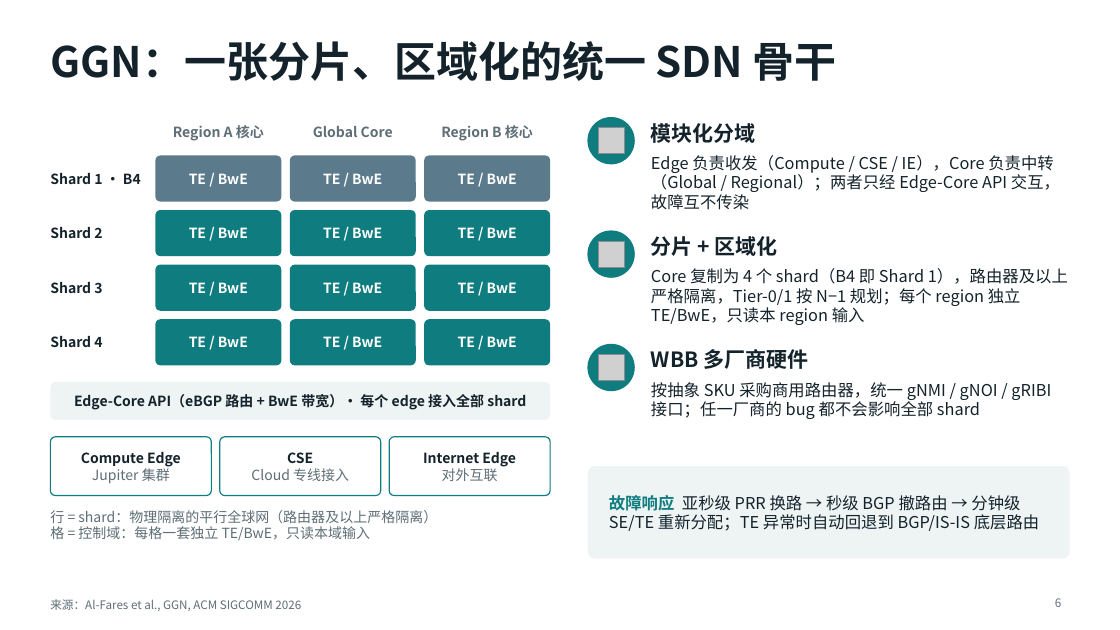
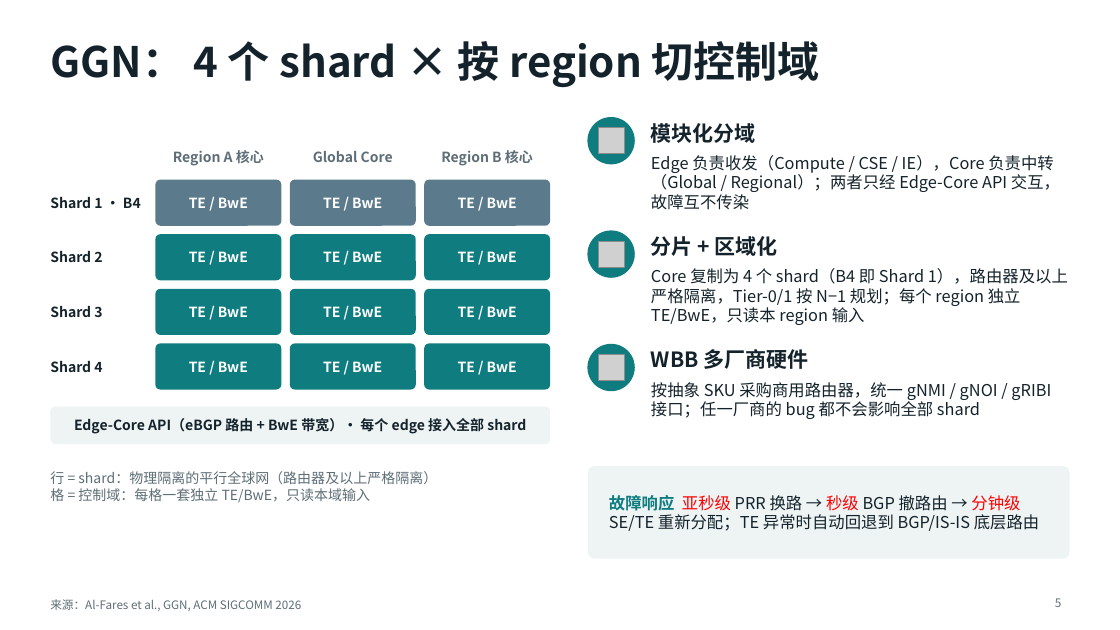
Before and after one commit to LuisXinYe/Transfer-Repo, a slide deck: slide 5 of GGN_解读.pptx (slide 6 before the commit). Drawn at 1120x630 pixels with LibreOffice and Linux fonts; fonts in the diff are those of the drawing; grey boxes stand for pictures. Boxes give left, top, right and bottom in pixels: in the first picture for what was removed or moved away, otherwise in the second. Text is boxed around its words. In the diff, an @@ line names an element or a change of style, - is before the commit and + after.

```diff
--- a/GGN_解读.pptx
+++ b/GGN_解读.pptx
@@ title at [50,41,820,88]: text changed @@
-GGN：一张分片、区域化的统一 SDN 骨干
+GGN： 4 个 shard × 按 region 切控制域
@@ 13 rounded rectangles, 7 texts: place and size @@
-13 rounded rectangles, 7 texts at [50,125,550,420]
+13 rounded rectangles, 7 texts at [50,150,550,444]
@@ rounded rectangle removed at [50,437,212,496] @@
-Compute Edge
-Jupiter 集群
@@ rounded rectangle removed at [220,437,381,496] @@
-CSE
-Cloud 专线接入
@@ rounded rectangle removed at [389,437,550,496] @@
-Internet Edge
-对外互联
@@ text "行 = shard：物理隔离的平行全球网（路由器及以上严格隔离）": place and size @@
-text "行 = shard：物理隔离的平行全球网（路由器及以上严格隔离）" at [50,510,437,541]
+text "行 = shard：物理隔离的平行全球网（路由器及以上严格隔离）" at [50,471,437,503]
@@ text "故障响应 亚秒级 PRR 换路 → ..." at [609,495,1039,531]: text colour #14232B to #FF0000 in "亚秒级 秒级 分钟级" @@
```
Also in this commit, not shown: 3 other slides changed, 8 slides added, 5 slides removed.
